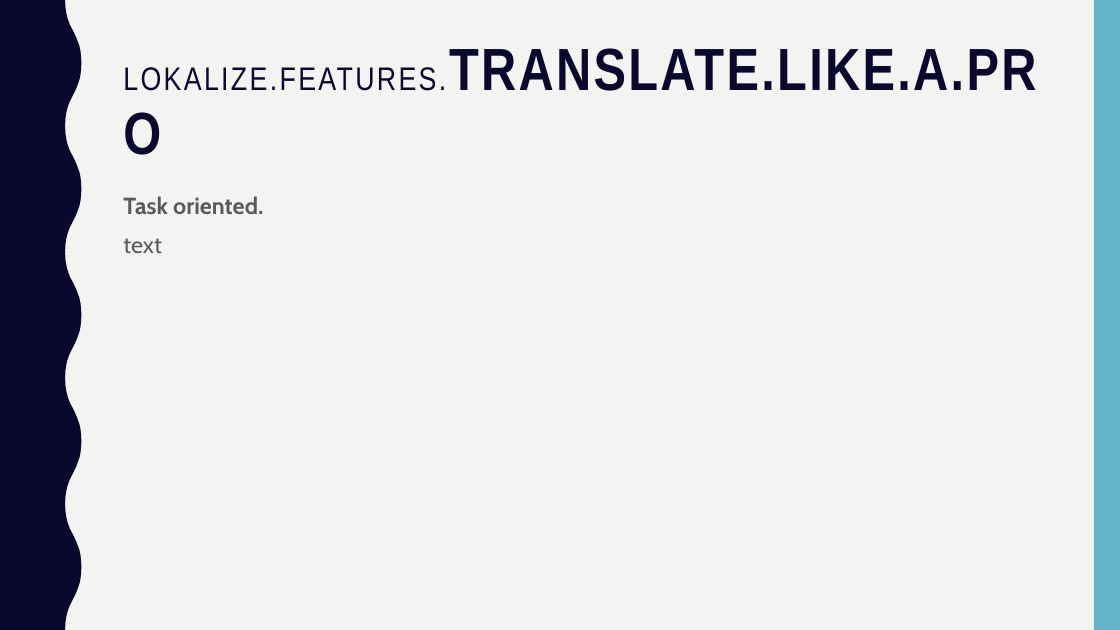
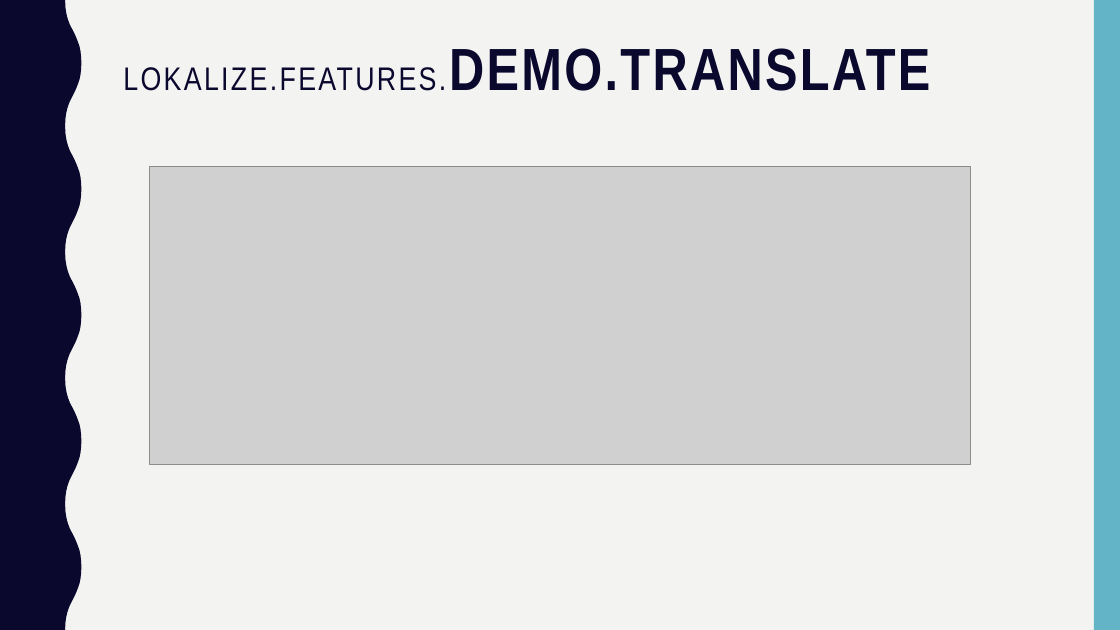
Before and after one commit to matteopelucco/lokalise, a slide deck: slide 19 of presentation/lokalise.pptx (slide 29 before the commit). Drawn at 1120x630 pixels with LibreOffice and Linux fonts; fonts in the diff are those of the drawing; grey boxes stand for pictures. Boxes give left, top, right and bottom in pixels: in the first picture for what was removed or moved away, otherwise in the second. Text is boxed around its words. In the diff, an @@ line names an element or a change of style, - is before the commit and + after.

```diff
--- a/presentation/lokalise.pptx
+++ b/presentation/lokalise.pptx
@@ title at [123,48,930,91]: text changed; size 51 to 28 pt; bold off @@
-LOKALIZE.FEATURES.TRANSLATE.LIKE.A.PRO
+LOKALIZE.FEATURES.DEMO.TRANSLATE
@@ picture added at [150,166,971,465] @@
@@ text removed at [123,196,263,253] @@
-Task oriented.
-text
```
Also in this commit, not shown: 4 other slides changed, 21 slides added, 20 slides removed, 4 other files.
